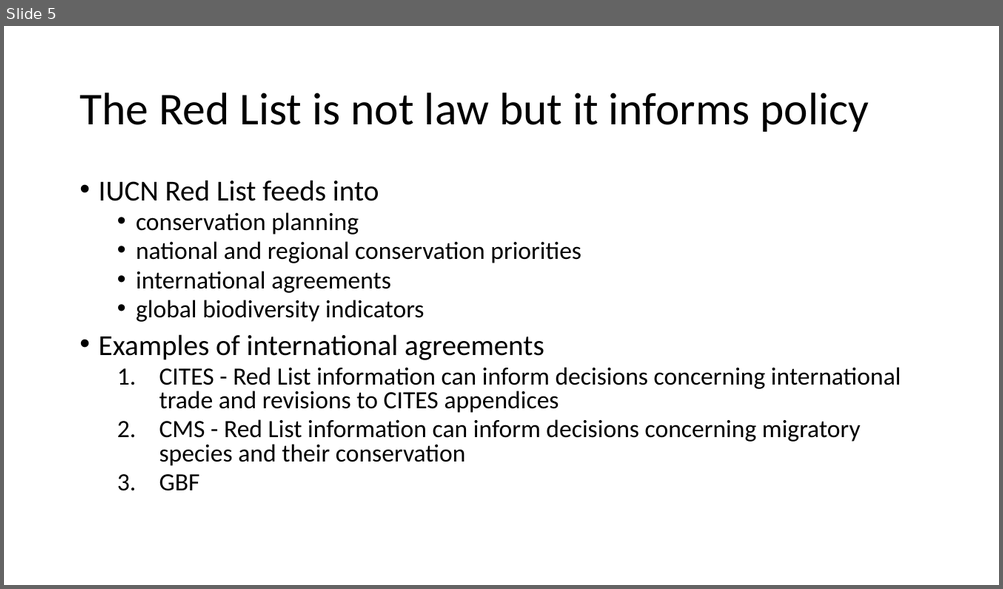
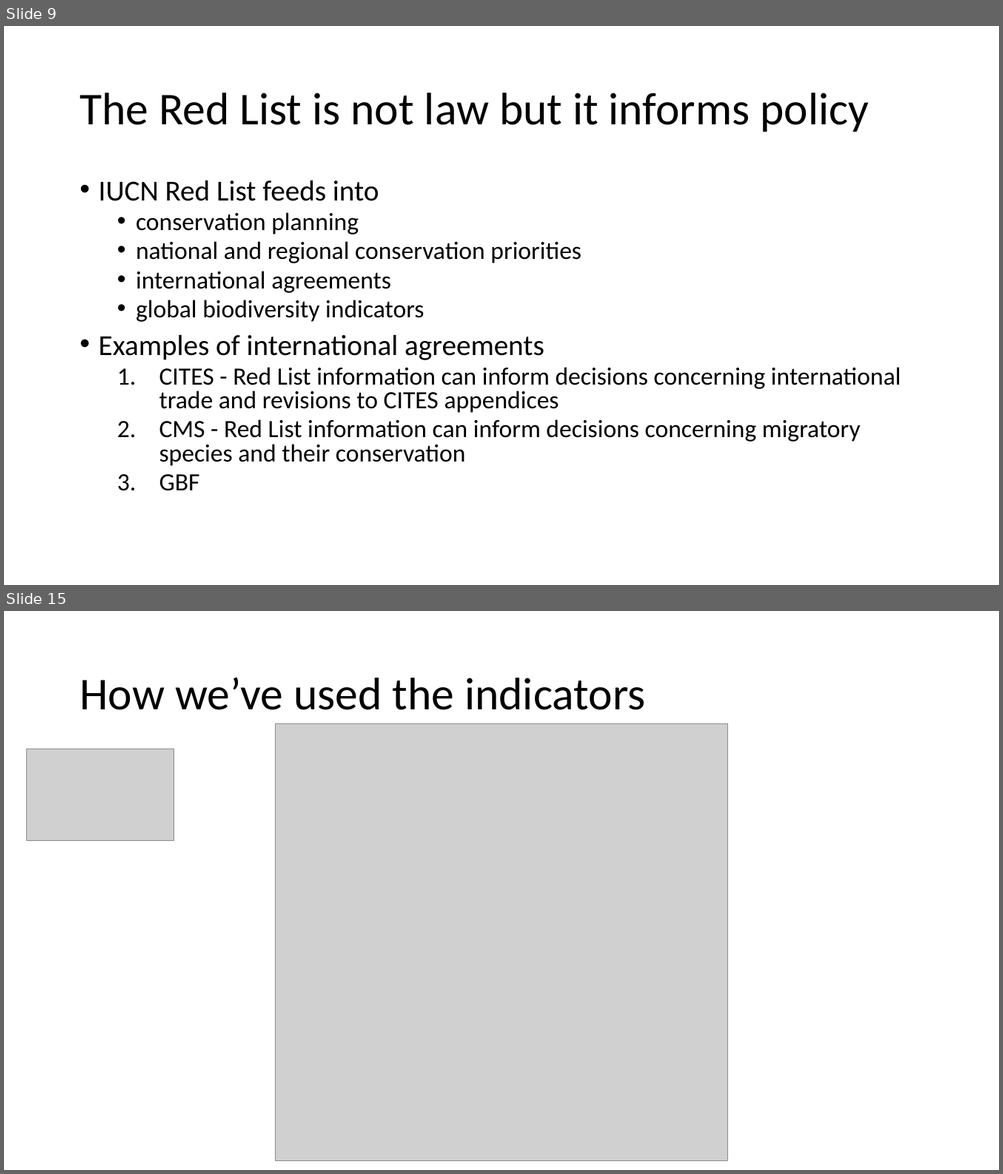
Before and after one commit to ecnrobertson/ecnrobertson.github.io, a slide deck: teaching/ECOL592-007-Species_Listing/resources/IUCN_GBF_intro.pptx. Shown one above the other, each under a label of ours: slide 5 before the commit, slides 9 and 15 after it; the slides between them are not shown. The pictures are 1003x589 and 1003x1174 pixels, drawn with LibreOffice and Linux fonts; fonts in the diff are those of the drawing; grey boxes stand for pictures. Boxes give left, top, right and bottom in pixels: in the first picture for what was removed or moved away, otherwise in the second. Text is boxed around its words. In the diff, an @@ line names an element or a change of style, - is before the commit and + after.

```diff
--- a/teaching/ECOL592-007-Species_Listing/resources/IUCN_GBF_intro.pptx
+++ b/teaching/ECOL592-007-Species_Listing/resources/IUCN_GBF_intro.pptx
@@ slide 15 added at (x1=4, y1=611, x2=999, y2=1170), background #FFFFFF @@
@@ title added at (x1=79, y1=678, x2=646, y2=710), 44 pt, text #000000 @@
+How we’ve used the indicators
@@ picture added at (x1=275, y1=723, x2=728, y2=1162) @@
@@ picture added at (x1=26, y1=749, x2=173, y2=841) @@
@@ what was slide 5 is now slide 9 @@
```
Also in this commit, not shown: 1 slide changed, 7 other slides added, 1 slide removed.
